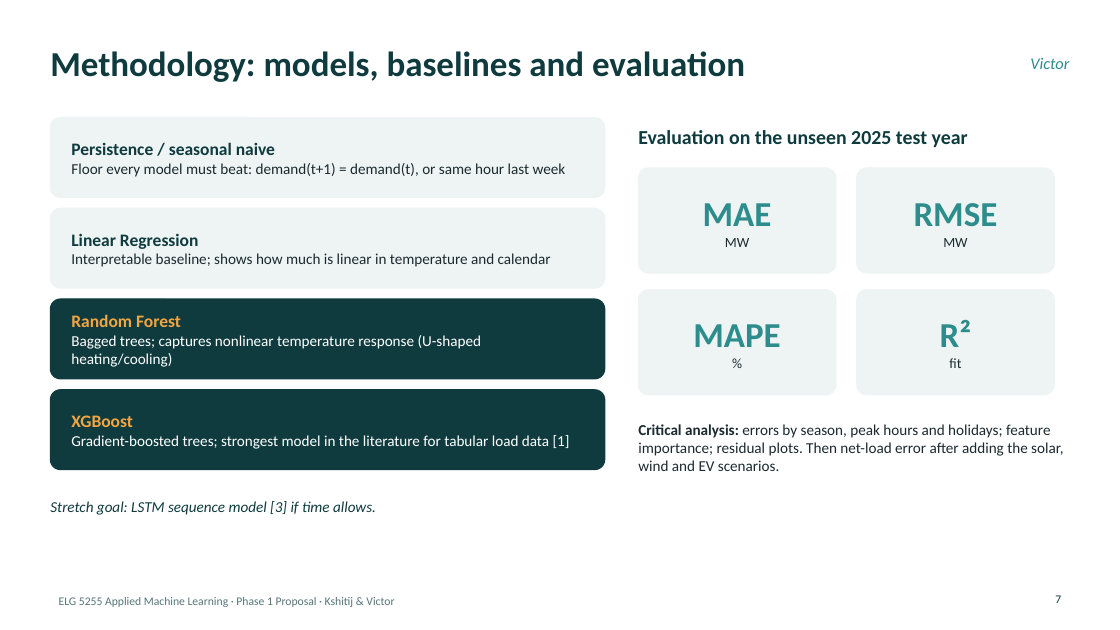
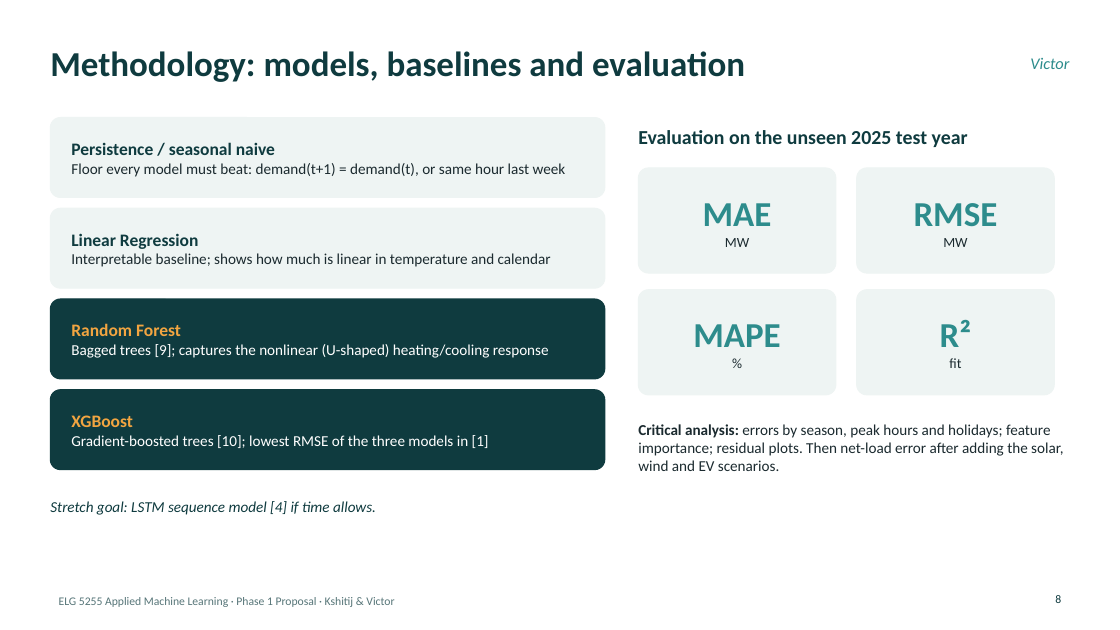
Before and after one commit to KshitijV97/smart-grid-analytics, a slide deck: slide 8 of presentation/ELG5255_Phase1_Ottawa_Load_Forecasting.pptx (slide 7 before the commit). Drawn at 1120x630 pixels with LibreOffice and Linux fonts; fonts in the diff are those of the drawing. Boxes give left, top, right and bottom in pixels: in the first picture for what was removed or moved away, otherwise in the second. Text is boxed around its words. In the diff, an @@ line names an element or a change of style, - is before the commit and + after.

```diff
--- a/presentation/ELG5255_Phase1_Ottawa_Load_Forecasting.pptx
+++ b/presentation/ELG5255_Phase1_Ottawa_Load_Forecasting.pptx
@@ text at (71,344,549,358): text changed @@
-Bagged trees; captures nonlinear temperature response (U-shaped heating/cooling)
+Bagged trees [9]; captures the nonlinear (U-shaped) heating/cooling response
@@ text at (71,435,489,448): text changed @@
-Gradient-boosted trees; strongest model in the literature for tabular load data [1]
+Gradient-boosted trees [10]; lowest RMSE of the three models in [1]
@@ text at (50,501,376,515): text changed @@
-Stretch goal: LSTM sequence model [3] if time allows.
+Stretch goal: LSTM sequence model [4] if time allows.
@@ page number at (1055,595,1061,603): text changed @@
-7
+8
```
Also in this commit, not shown: 3 other slides changed, 1 slide added, 6 other files.
